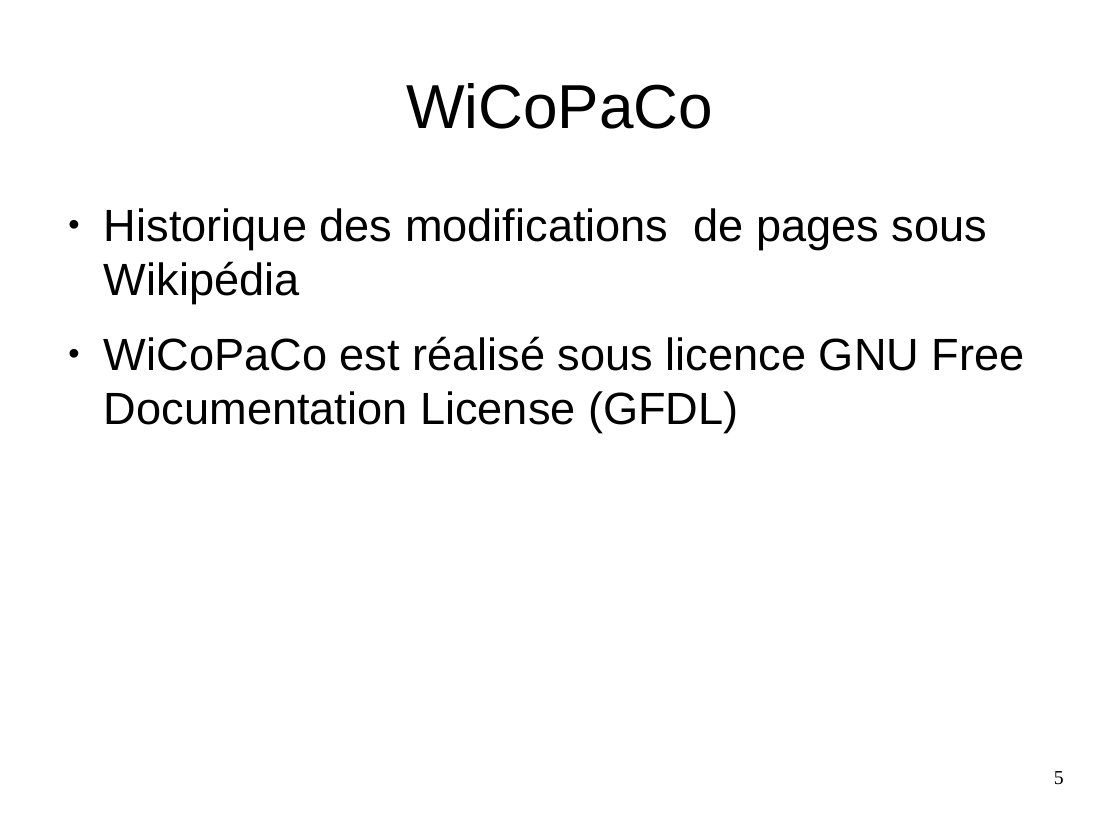
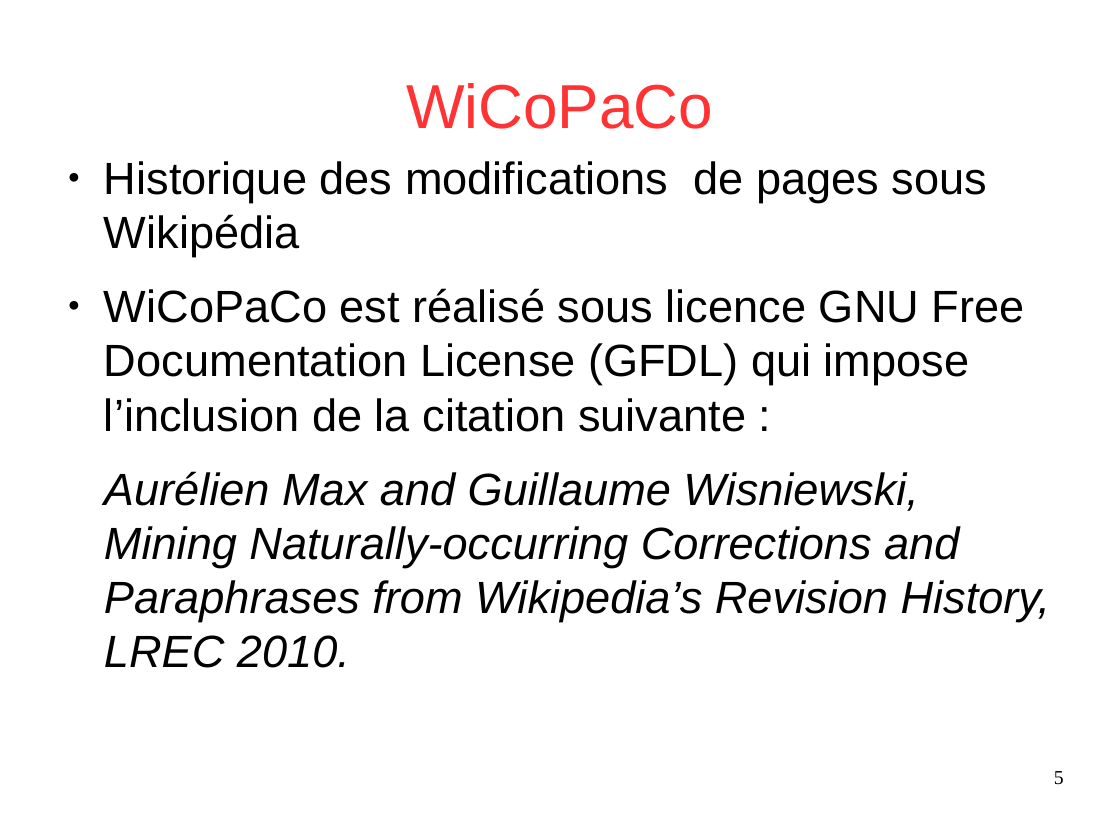
Before and after one commit to Sle3pingForest/StageL3, a slide deck: slide 5 of RapportDamien/presentation.odp. Drawn at 1120x840 pixels with LibreOffice and Linux fonts; fonts in the diff are those of the drawing. Boxes give left, top, right and bottom in pixels: in the first picture for what was removed or moved away, otherwise in the second. Text is boxed around its words. In the diff, an @@ line names an element or a change of style, - is before the commit and + after.

```diff
--- a/RapportDamien/presentation.odp
+++ b/RapportDamien/presentation.odp
@@ title "WiCoPaCo" at (x1=406, y1=83, x2=713, y2=129): text colour #000000 to #FF3333 @@
@@ text "Historique des modifications de pages ..." at (x1=104, y1=161, x2=1051, y2=668): vertical alignment top to middle @@
@@ text at (x1=104, y1=288, x2=1051, y2=668): text changed; italic on @@
-● WiCoPaCo est réalisé sous licence GNU Free Documentation License (GFDL)
+● WiCoPaCo est réalisé sous licence GNU Free Documentation License (GFDL) qui impose l’inclusion de la citation suivante :
+Aurélien Max and Guillaume Wisniewski, Mining Naturally-occurring Corrections and Paraphrases from Wikipedia’s Revision History, LREC 2010.
```
Also in this commit, not shown: 7 other slides changed, 4 slides added, 1 slide removed, 1 other file.
